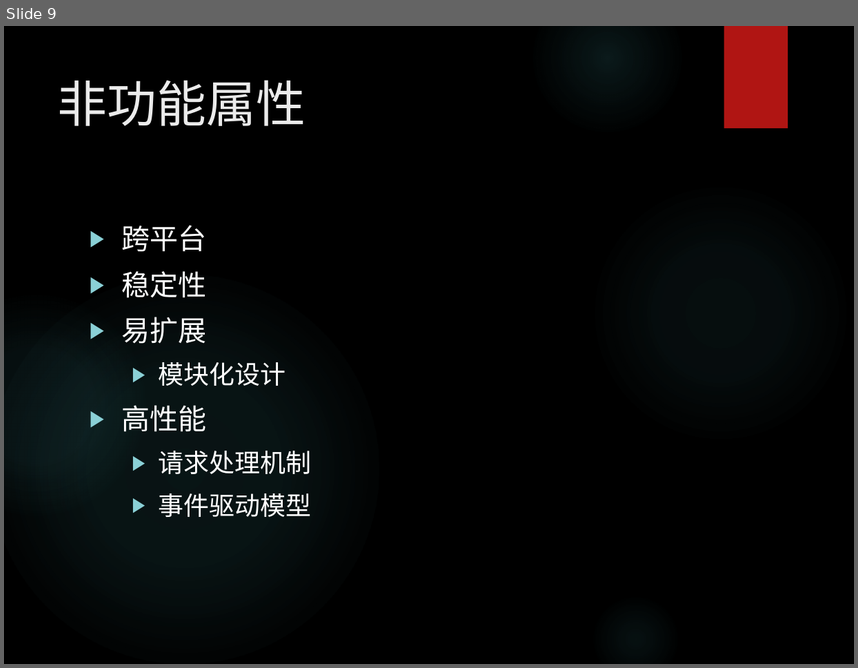
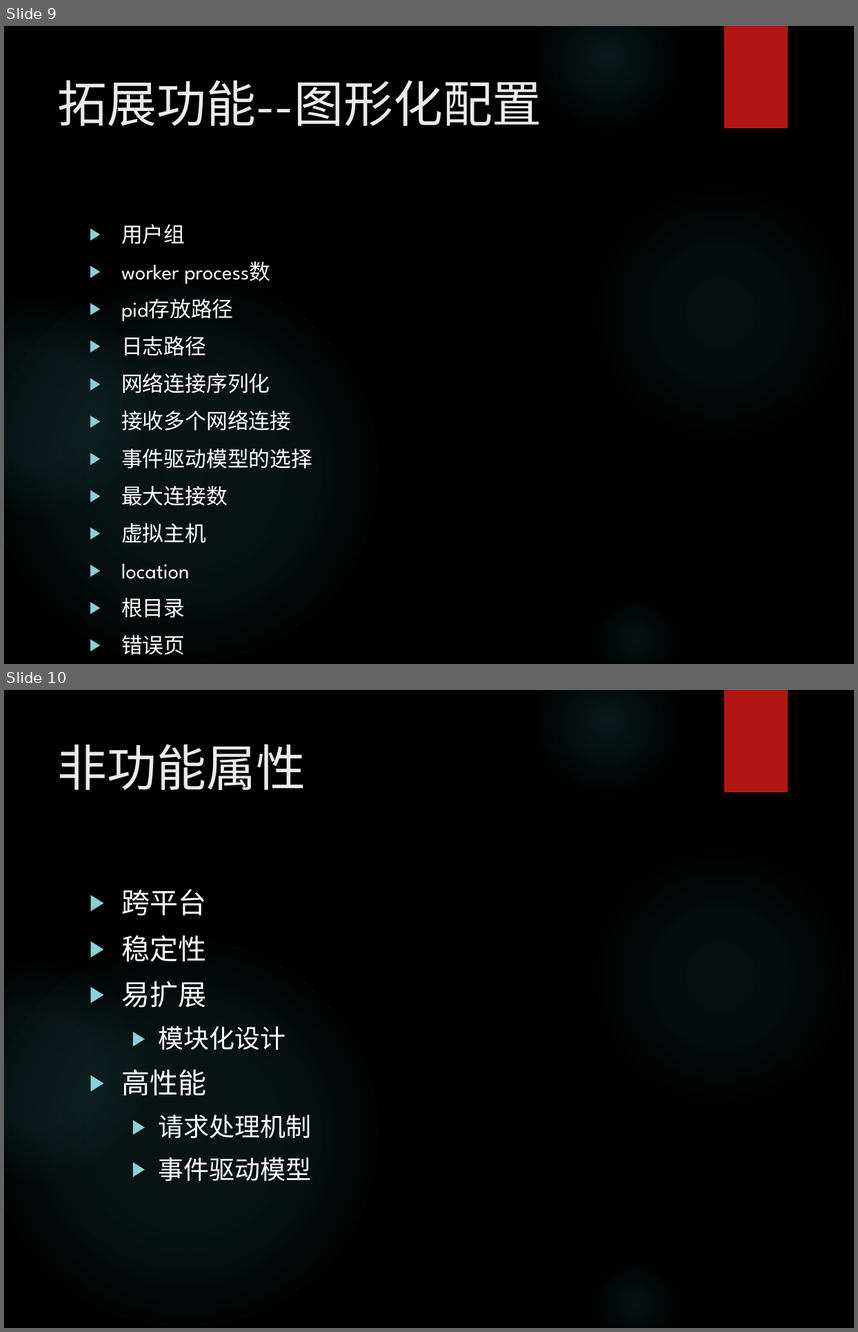
Before and after one commit to bhsei/16TeamC, a slide deck: 2.项目PPT/需求2.0PPT.pptx. Shown one above the other, each under a label of ours: slide 9 before the commit, slides 9 and 10 after it. The pictures are 858x668 and 858x1332 pixels, drawn with LibreOffice and Linux fonts; fonts in the diff are those of the drawing; background and template pictures are left out. Boxes give left, top, right and bottom in pixels: in the first picture for what was removed or moved away, otherwise in the second. Text is boxed around its words. In the diff, an @@ line names an element or a change of style, - is before the commit and + after.

```diff
--- a/2.项目PPT/需求2.0PPT.pptx
+++ b/2.项目PPT/需求2.0PPT.pptx
@@ slide 9 added at (4, 26, 854, 664), background picture (left out); not listed: 6 template elements that a slide beside it also shows @@
@@ title added at (58, 80, 542, 126), 42 pt, text #EBEBEB @@
+拓展功能--图形化配置
@@ text added at (121, 224, 312, 617), 18 pt, text #FFFFFF @@
+▶ 用户组
+▶ worker process数
+▶ pid存放路径
+▶ 日志路径
+▶ 网络连接序列化
+▶ 接收多个网络连接
+▶ 事件驱动模型的选择
+▶ 最大连接数
+▶ 虚拟主机
+▶ location
+▶ 根目录
+▶ 错误页
@@ what was slide 9 is now slide 10 @@
```
Also in this commit, not shown: 1 slide changed, 5 other files.
